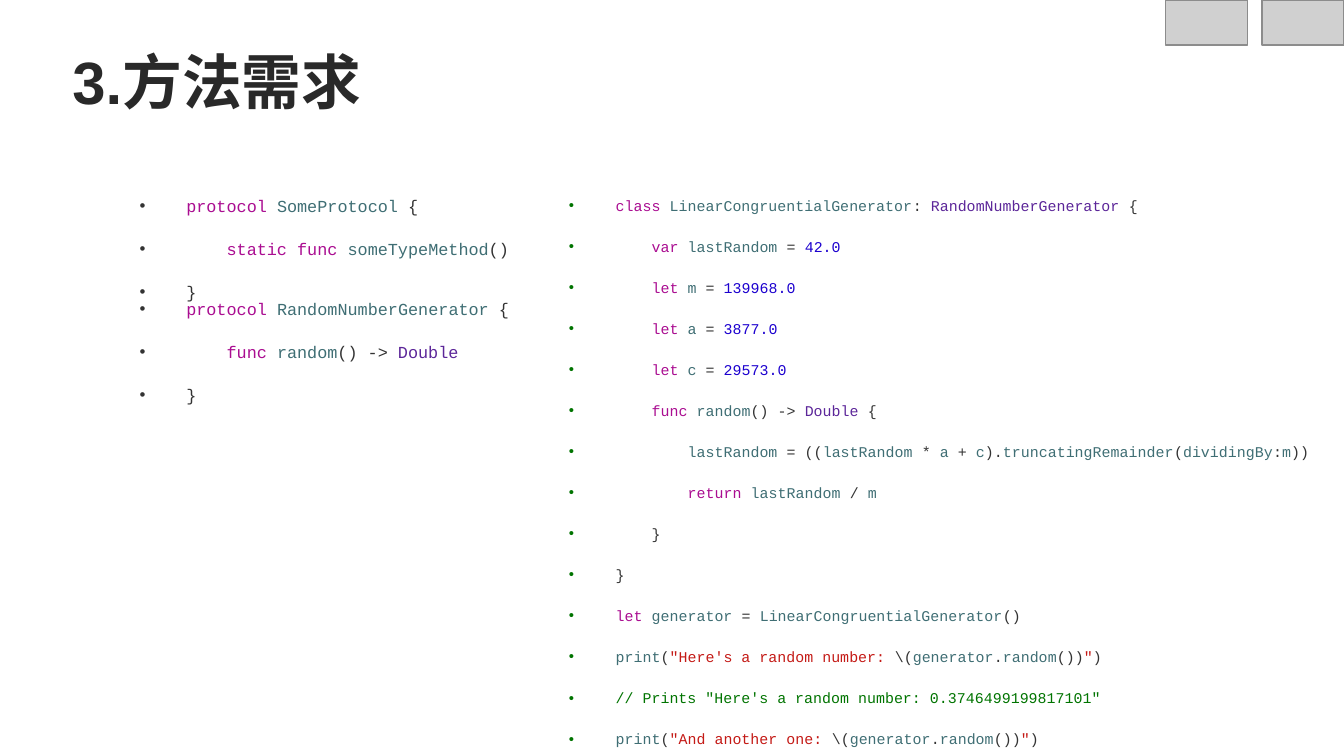
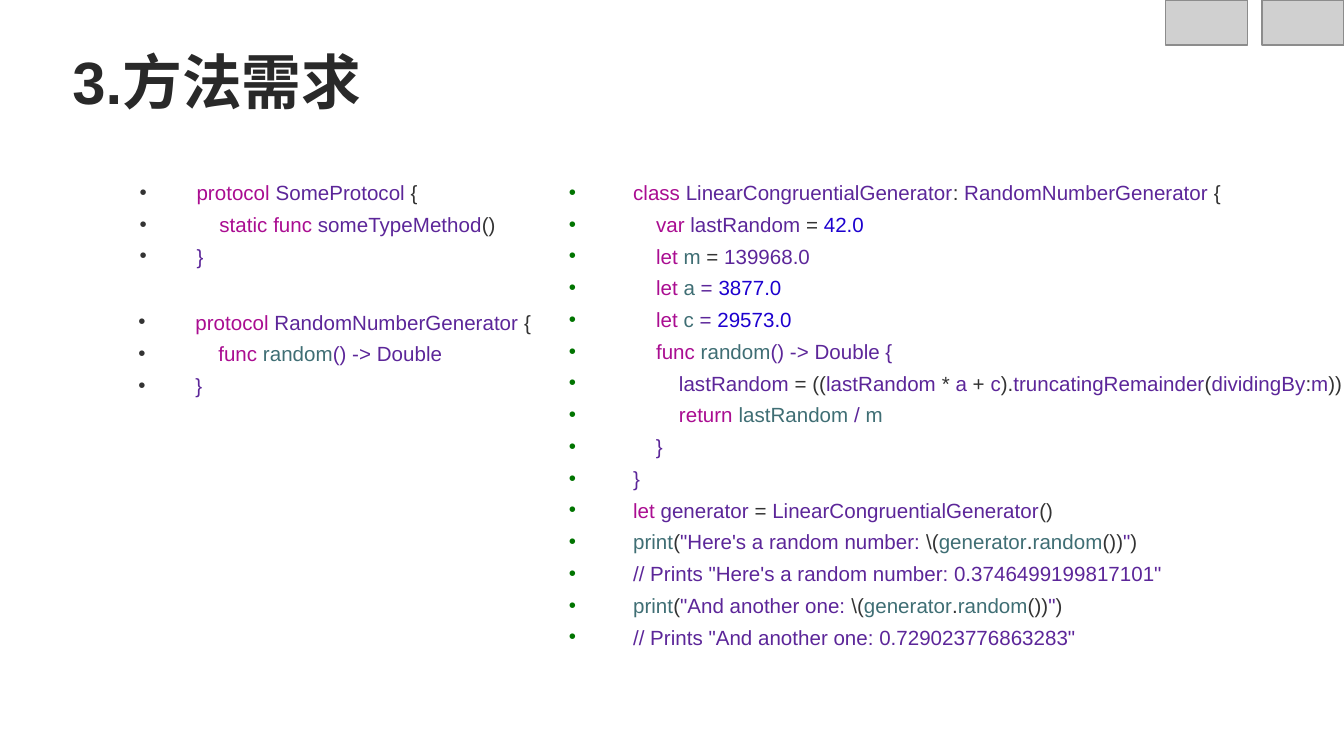
Before and after one commit to roberthsu2003/Iphone1, a slide deck: slide 6 of iOS行動程式基礎開發上架20堂課/第19堂專案練習/swift-協定.pptx. Drawn at 1344x756 pixels with LibreOffice and Linux fonts; fonts in the diff are those of the drawing; grey boxes stand for pictures; background and template pictures are left out. Boxes give left, top, right and bottom in pixels: in the first picture for what was removed or moved away, otherwise in the second. Text is boxed around its words. In the diff, an @@ line names an element or a change of style, - is before the commit and + after.

```diff
--- a/iOS行動程式基礎開發上架20堂課/第19堂專案練習/swift-協定.pptx
+++ b/iOS行動程式基礎開發上架20堂課/第19堂專案練習/swift-協定.pptx
@@ text "protocol SomeProtocol {" at <box>197,185,495,237</box>: size 9 to 11 pt, font Courier New to Arial; text colour #3F6E74 to #5C2699 in "SomeProtocol", "someTypeMethod()"; text colour #333333 to #5C2699 in "}"; indent changed; line spacing 23pt to 17pt @@
@@ text "class LinearCongruentialGenerator: RandomNumberGenerator {" at <box>633,185,1343,645</box>: size 8 to 11 pt, font Courier New to Arial; text colour #3F6E74 to #5C2699 in "LinearCongruentialGenerator:", "lastRandom", "lastRandom ((lastRandom a c).truncatingRemainder(dividingBy: ...", "generator LinearCongruentialGenerator()"; text colour #1C00CF to #5C2699 in "139968.0"; text colour #333333 to #5C2699 in "=", "=", "random() -> {", "/" and 2 more places; text colour #C41A16 to #5C2699 in "print("Here's a random number: \(generator.random())")", "print("And another one: \(generator.random())")"; text colour #007400 to #5C2699 in "// Prints "Here's a random number: 0.3746499199817101"", "// Prints "And another one: 0.729023776863283""; indent changed; line spacing 22pt to 17pt @@
@@ text "protocol RandomNumberGenerator {": place and size @@
-text "protocol RandomNumberGenerator {" at <box>186,303,489,362</box>
+text "protocol RandomNumberGenerator {" at <box>195,315,518,366</box>
@@ text "protocol RandomNumberGenerator {" at <box>195,315,518,366</box>: size 9 to 11 pt, font Courier New to Arial; text colour #3F6E74 to #5C2699 in "RandomNumberGenerator"; text colour #333333 to #5C2699 in "random() ->", "}"; indent changed; line spacing 23pt to 17pt @@
```
Also in this commit, not shown: 17 other slides changed, 49 other files.
